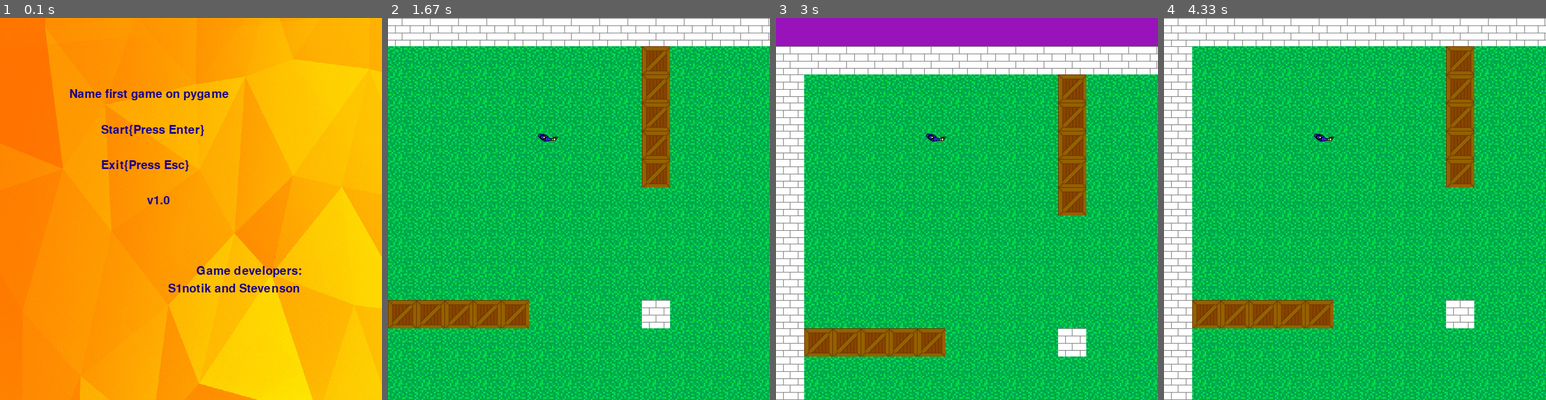
Above: before the commit, frames 1-4 (left to right).
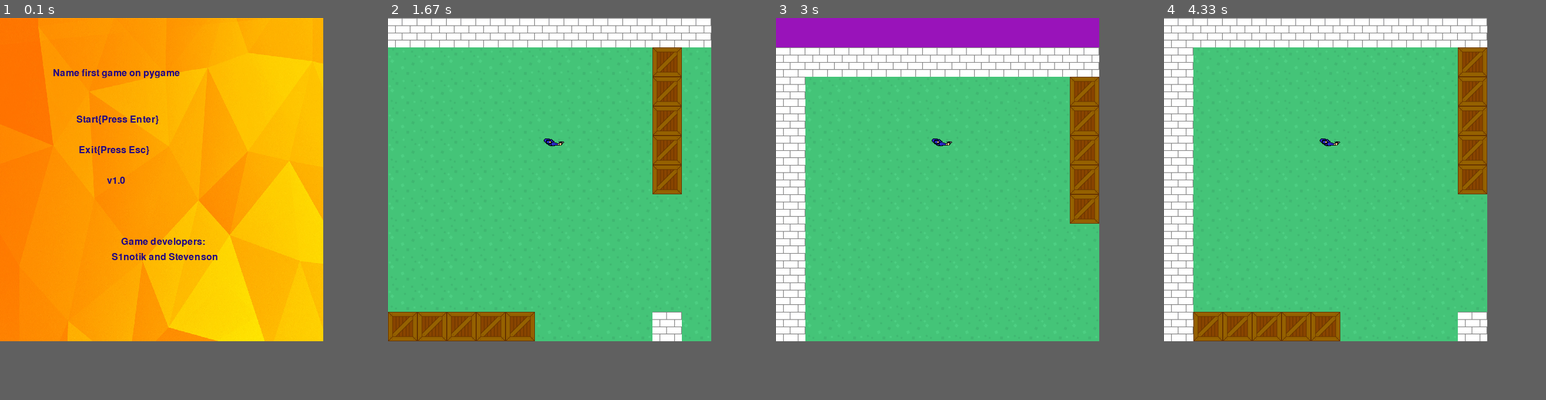
Above: after the commit, the same moments.

Repository: Stevenson707/Game_on_Pygame
Game: pygame game, started from game.py
Same seed, same stepped clock (60 frames per second), same inputs: the game is played once before the commit and once after it.
Inputs (mouse positions are in pixels of both pictures, inside the frame that each line leads up to):
- Up to frame 1 (0.1 s): no input
- Up to frame 2 (1.67 s): hold Enter 0.33-0.8 s; hold Up 0.33-0.8 s; move the mouse to (536, 193) at 0.37 s; hold F9 0.83-1.3 s; hold Up 0.83-1.3 s; move the mouse to (472, 182) at 0.87 s; tap D at 1.33 s
- Up to frame 3 (3 s): tap one key every 0.33 s from 1.67 s: W S A W
- Up to frame 4 (4.33 s): tap S at 4 s
The window is 650x650 before the commit and 550x550 after it. Grey fills any space a smaller window leaves; there, only what the larger window draws over its background counts as a difference.

The runs differ from the first frame. In frame 1, 28% of the frame differs, in the area x 0-100%, y 0-100%; in frame 2, 72%; in frame 3, 68%; in frame 4, 69%.

Commit message:
add pygame_widgets

Diff:
--- a/game.py
+++ b/game.py
@@ -22,25 +22,25 @@
         raise SystemExit(message)
     image = image.convert_alpha()
     if color_key is not None:
-        if color_key == -1:
+        if color_key is -1:
             color_key = image.get_at((0, 0))
         image.set_colorkey(color_key)
     return image
 
 
 pygame.init()
-screen_size = (650, 650)
+screen_size = (550, 550)
 screen = pygame.display.set_mode(screen_size)
 FPS = 50
 
 tile_images = {
     'wall': load_image('bs1.jpg'),
-    'empty': load_image('cover'),
+    'empty': load_image('grass_2.png'),
     'road': load_image('box.png')
 }
 player_image = load_image('Jacob_pewpew.png')
 
-tile_width = tile_height = 48
+tile_width = tile_height = 50
 
 
 class ScreenFrame(pygame.sprite.Sprite):
@@ -59,7 +59,9 @@
         for sprite in self:
             sprite.get_event(event)
 
+
 class Sprite(pygame.sprite.Sprite):
+
     def __init__(self, group):
         super().__init__(group)
         self.rect = None
@@ -87,6 +89,12 @@
         self.rect.centerx = x
         self.rect.centery = y
 
+    def rotate(self, x, y):
+        rel_x, rel_y = x - self.rect.x, y - self.rect.y
+        angle = (180 / math.pi) * -math.atan2(rel_y, rel_x)
+        self.image = pygame.transform.rotate(self.original_image, int(angle))
+        self.rect = self.image.get_rect(center=(self.rect.centerx, self.rect.centery))
+
 
 class Player(pygame.sprite.Sprite):
     def __init__(self, pos_x, pos_y):
@@ -103,18 +111,14 @@
         for sprite in sprite_group:
             camera.apply(sprite)
 
-    def rotate(self, angle):
-        self.rect = pygame.transform.rotate(self.rect, angle)
-
 
 # def drawCursor(x, y):
-    #pygame.draw.circle(screen, (255, 255, 255), (x, y), 20, 1)
-   # pygame.draw.circle(screen, (255, 255, 255), (x, y), 1)
-   # pygame.draw.line(screen, (255, 255, 255), (x - 24, y), (x - 16, y))
-  #  pygame.draw.line(screen, (255, 255, 255), (x + 24, y), (x + 16, y))
-   # pygame.draw.line(screen, (255, 255, 255), (x, y - 24), (x, y - 16))
-   # pygame.draw.line(screen, (255, 255, 255), (x, y + 24), (x, y + 16))
-
+   #  pygame.draw.circle(screen, (255, 255, 255), (x, y), 20, 1)
+    # pygame.draw.circle(screen, (255, 255, 255), (x, y), 1)
+    # pygame.draw.line(screen, (255, 255, 255), (x - 24, y), (x - 16, y))
+   #  pygame.draw.line(screen, (255, 255, 255), (x + 24, y), (x + 16, y))
+   #  pygame.draw.line(screen, (255, 255, 255), (x, y - 24), (x, y - 16))
+   #  pygame.draw.line(screen, (255, 255, 255), (x, y + 24), (x, y + 16))
 
 class Cursor(pygame.sprite.Sprite):  # Курсор
     image = load_image("hm_crosshair.png")
@@ -211,7 +215,7 @@
 
 current_scene = None
 FONT = 'font2.ttf'
-BUTTON_FONT_SIZE = 30
+BUTTON_FONT_SIZE = 24
 
 
 def switch_scene(scene):
@@ -222,19 +226,20 @@
 def scene1():
     global flPause, music_on
     intro_text = ["                                        ",
-                  "                                        ",
-                  "                  Name first game on pygame               ",
-                  "                                        ",
-                  "                           Start{Press Enter}",
-                  "                                        ",
-                  "                           Exit{Press Esc}",
-                  "                                        ",
-                  "                                        v1.0",
-                  "                                        ",
-                  "                                        ",
-                  "                                        ",
-                  "                                                      Game developers:",
-                  "                                              S1notik and Stevenson", ]
+
+                  "                    Name first game on pygame               ",
+                  "                                        ",
+                  "                                        ",
+                  "                              Start{Press Enter}",
+                  "                                        ",
+                  "                               Exit{Press Esc}",
+                  "                                        ",
+                  "                                           v1.0",
+                  "                                        ",
+                  "                                        ",
+                  "                                        ",
+                  "                                                 Game developers:",
+                  "                                             S1notik and Stevenson",]
     fon = pygame.transform.scale(load_image('fon2.jpg'), screen_size)
     screen.blit(fon, (0, 0))
     font = pygame.font.Font(FONT, BUTTON_FONT_SIZE)
@@ -249,7 +254,7 @@
         screen.blit(string_rendered, intro_rect)
 
     running = True
-    pygame.mixer.music.load("Skibidi bop.mp3")
+    pygame.mixer.music.load("HM2-Dust.mp3")
     vol = 1.0
     pygame.mixer.music.play(-1)
     while running:
@@ -324,16 +329,15 @@
                 elif event.key == pygame.K_F9 and not music_on_lvl2:
                     music_on_lvl2 = True
                     pygame.mixer.music.play(-1)
-            elif event.type == pygame.MOUSEMOTION:
-                if pygame.mouse.get_focused():
-                    cursor.update(event.pos)
-        # Player.rotate(cursor.rect.centerx, cursor.rect.centery)
-          #if pygame.mouse.get_focused():
-            # constants.Cursors.draw(screen)
+                elif event.type == pygame.MOUSEMOTION:
+                    if pygame.mouse.get_focused():
+                        cursor.update(event.pos)
+        # while player.alive():
+           # player.rotate(cursor.rect.centerx, cursor.rect.centery)
         screen.fill(pygame.Color(153, 19, 186))
-        constants.all_sprites.update()
         sprite_group.draw(screen)
-        cursorPX, cursorPY = pygame.mouse.get_pos()
+        cursor = Cursor(constants.Cursors)
+        # cursorPX, cursorPY = pygame.mouse.get_pos()
         hero_group.draw(screen)
         clock.tick(FPS)
         pygame.display.flip()
